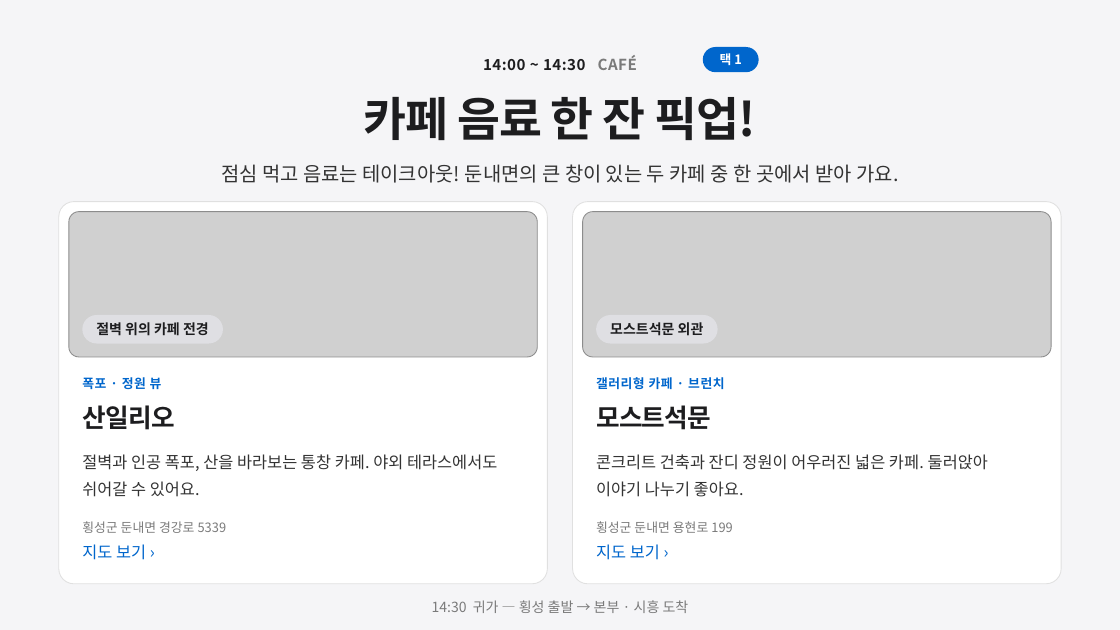
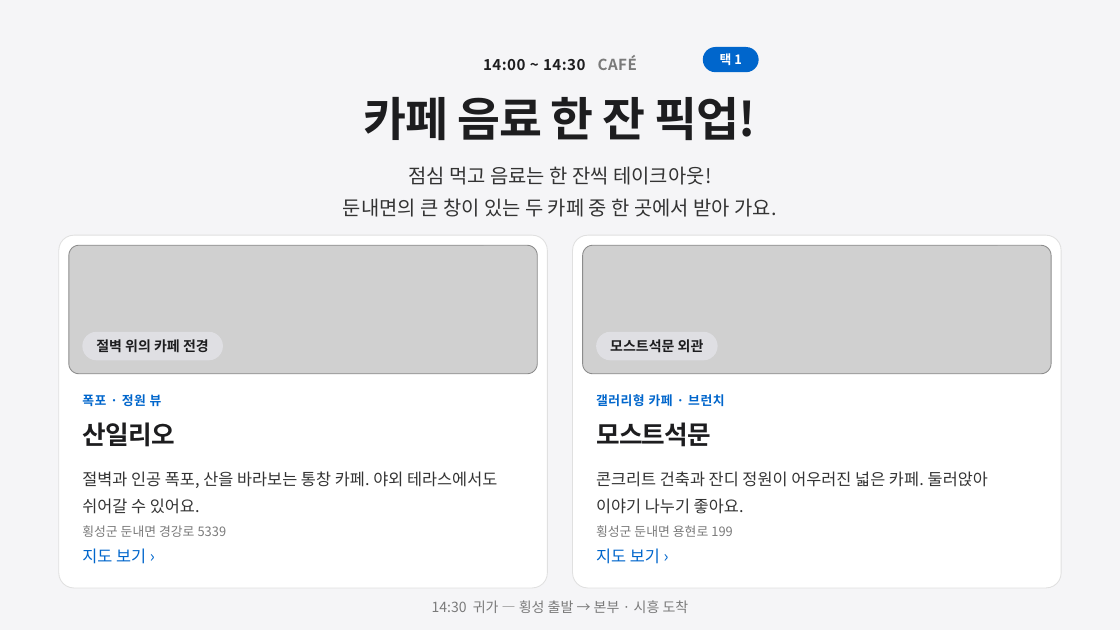
Before and after one commit to wvcsr/gipa-workshop-2026, a slide deck: slide 14 of 기파팀_하반기_워크샵_안내서.pptx. Drawn at 1120x630 pixels with LibreOffice and Linux fonts; fonts in the diff are those of the drawing; grey boxes stand for pictures. Boxes give left, top, right and bottom in pixels: in the first picture for what was removed or moved away, otherwise in the second. Text is boxed around its words. In the diff, an @@ line names an element or a change of style, - is before the commit and + after.

```diff
--- a/기파팀_하반기_워크샵_안내서.pptx
+++ b/기파팀_하반기_워크샵_안내서.pptx
@@ text at bbox=[343, 166, 777, 217]: text changed @@
-점심 먹고 음료는 테이크아웃! 둔내면의 큰 창이 있는 두 카페 중 한 곳에서 받아 가요.
+점심 먹고 음료는 한 잔씩 테이크아웃!
+둔내면의 큰 창이 있는 두 카페 중 한 곳에서 받아 가요.
@@ rounded rectangle: place and size @@
-rounded rectangle at bbox=[59, 202, 548, 584]
+rounded rectangle at bbox=[59, 235, 548, 588]
@@ rounded rectangle at bbox=[59, 235, 548, 588]: proportions changed @@
@@ rounded rectangle at bbox=[573, 235, 1062, 588]: proportions changed @@
@@ rounded rectangle: place and size @@
-rounded rectangle at bbox=[573, 202, 1062, 584]
+rounded rectangle at bbox=[573, 235, 1062, 588]
@@ picture: place and size @@
-picture at bbox=[69, 212, 538, 357]
+picture at bbox=[69, 245, 538, 374]
@@ picture: place and size @@
-picture at bbox=[583, 212, 1052, 357]
+picture at bbox=[583, 245, 1052, 374]
@@ 8 texts, 2 rounded rectangles: place and size @@
-8 texts, 2 rounded rectangles at bbox=[82, 315, 988, 497]
+8 texts, 2 rounded rectangles at bbox=[82, 332, 988, 514]
@@ 4 texts: place and size @@
-4 texts at bbox=[82, 521, 732, 560]
+4 texts at bbox=[82, 525, 732, 564]
```
Also in this commit, not shown: 1 other slide changed, 2 other files.
